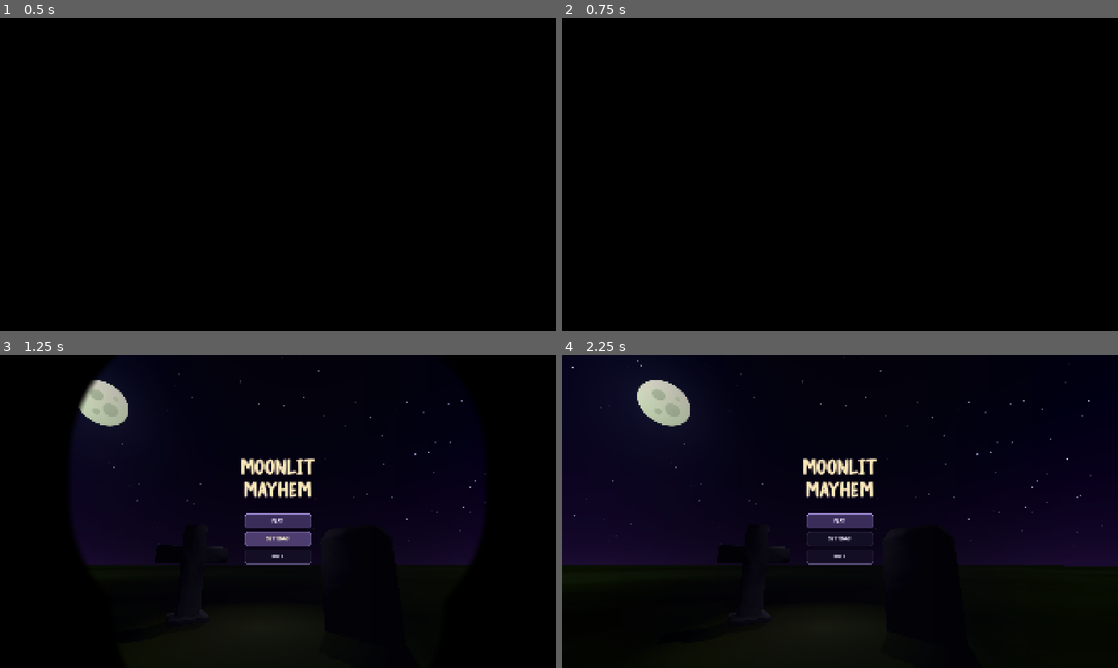
Above: before the commit, frames 1-4 (two rows, left to right).
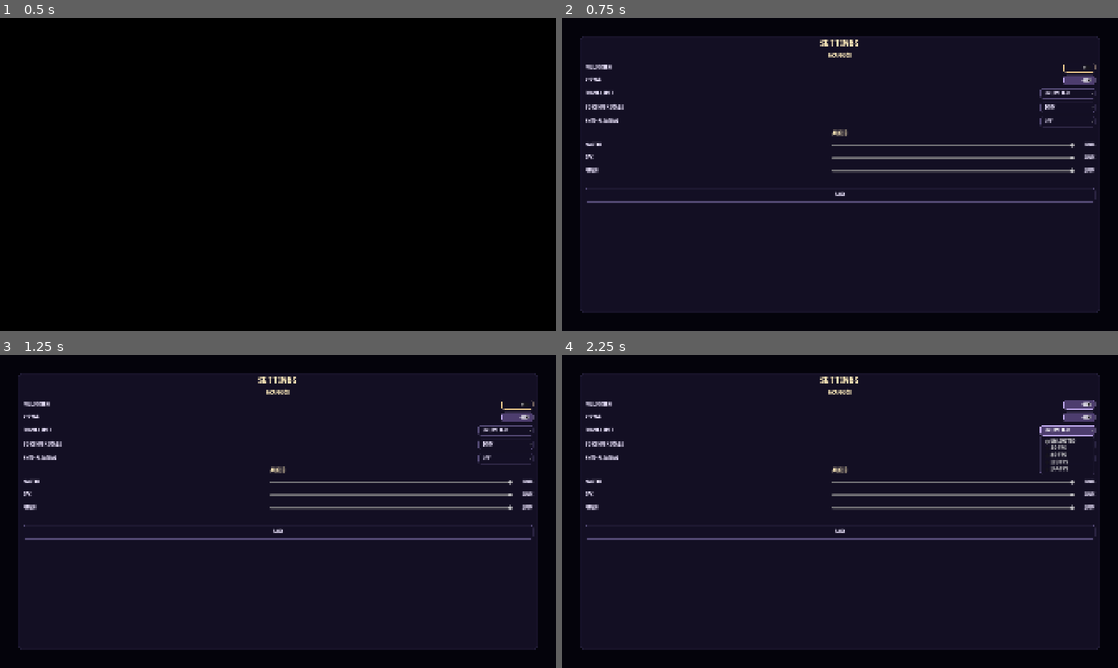
Above: after the commit, the same moments.

Repository: Dempsey845/moonlit-mayhem
Game: Godot game, scene res://MainMenu/main_menu.tscn
Same seed, same stepped clock (60 frames per second), same inputs: the game is played once before the commit and once after it.
Inputs (mouse positions are in pixels of both pictures, inside the frame that each line leads up to):
- Up to frame 1 (0.5 s): no input
- Up to frame 2 (0.75 s): click "Settings" at 0.5 s
- Up to frame 3 (1.25 s): no input
- Up to frame 4 (2.25 s): click (1079, 405) at 1.27 s; click (1067, 430) at 2 s, where only the run after the commit has a clickable "Unlimited"

Frame 1 is identical in both runs. In frame 2, 83% of the frame differs, in the area x 3-97%, y 5-95%; in frame 3, 41%; in frame 4, 31%.

Commit message:
Created a simple settings menu.

Diff:
--- a/MainMenu/main_menu.tscn
+++ b/MainMenu/main_menu.tscn
@@ -6,6 +6,7 @@
 [ext_resource type="PackedScene" uid="uid://dbyfdoyyhd0d4" path="res://Graveyard/graveyard.tscn" id="2_kbpwf"]
 [ext_resource type="PackedScene" uid="uid://q70xb5it24fc" path="res://Graveyard/Props/Cross/cross.tscn" id="3_5de1l"]
 [ext_resource type="PackedScene" uid="uid://dl5hqwty7bu8c" path="res://Graveyard/transition_ui.tscn" id="6_kbpwf"]
+[ext_resource type="Script" uid="uid://ctkrfuqe12ffl" path="res://Settings/main_menu_settings_bridge.gd" id="settings_bridge"]
 
 [sub_resource type="ShaderMaterial" id="ShaderMaterial_3w4mj"]
 shader = ExtResource("1_nhkf3")
@@ -249,6 +250,9 @@
 
 [node name="TransitionUI" parent="MenuUI" unique_id=1629849581 instance=ExtResource("6_kbpwf")]
 
+[node name="SettingsBridge" type="Node" parent="." unique_id=1926753056]
+script = ExtResource("settings_bridge")
+
 [connection signal="pressed" from="MenuUI/Layout/Menu/Play" to="." method="_play"]
-[connection signal="pressed" from="MenuUI/Layout/Menu/Settings" to="." method="_settings"]
+[connection signal="pressed" from="MenuUI/Layout/Menu/Settings" to="SettingsBridge" method="open_settings"]
 [connection signal="pressed" from="MenuUI/Layout/Menu/Quit" to="." method="_quit"]
--- /dev/null
+++ b/Settings/game_settings.gd
@@ -0,0 +1,67 @@
+extends Node
+
+const SAVE_PATH = "user://moonlit_settings.cfg"
+var values: Dictionary = {"fullscreen": false, "vsync": true, "fps": 0, "scale": 1.0, "msaa": 0, "Master": 1.0, "SFX": 1.0, "Music": 1.0}
+var menu: CanvasLayer
+
+func _ready() -> void:
+	process_mode = Node.PROCESS_MODE_ALWAYS
+
+	for bus_name in ["SFX", "Music"]:
+		if AudioServer.get_bus_index(bus_name) == -1:
+			AudioServer.add_bus()
+			var index := AudioServer.bus_count - 1
+			AudioServer.set_bus_name(index, bus_name)
+			AudioServer.set_bus_send(index, "Master")
+
+	var config := ConfigFile.new()
+	if config.load(SAVE_PATH) == OK:
+		for key in values:
+			var stored: Variant = config.get_value("settings", key, values[key])
+			if typeof(stored) == typeof(values[key]):
+				values[key] = stored
+
+	values["scale"] = clampf(float(values["scale"]), 0.5, 1.0)
+	values["msaa"] = clampi(int(values["msaa"]), 0, 3)
+	values["fps"] = maxi(int(values["fps"]), 0)
+
+	for bus_name in ["Master", "SFX", "Music"]:
+		values[bus_name] = clampf(float(values[bus_name]), 0.0, 1.0)
+
+	apply_all()
+
+func set_setting(key: String, value: Variant) -> void:
+	if not values.has(key):
+		return
+	values[key] = value
+	apply_all()
+
+func apply_all() -> void:
+	if DisplayServer.get_name() != "headless":
+		DisplayServer.window_set_mode(DisplayServer.WINDOW_MODE_FULLSCREEN if values["fullscreen"] else DisplayServer.WINDOW_MODE_WINDOWED)
+		DisplayServer.window_set_vsync_mode(DisplayServer.VSYNC_ENABLED if values["vsync"] else DisplayServer.VSYNC_DISABLED)
+
+	Engine.max_fps = int(values["fps"])
+	get_tree().root.scaling_3d_scale = float(values["scale"])
+	get_tree().root.msaa_3d = int(values["msaa"])
+
+	for bus_name in ["Master", "SFX", "Music"]:
+		var index := AudioServer.get_bus_index(bus_name)
+		if index >= 0:
+			var volume := float(values[bus_name])
+			AudioServer.set_bus_volume_db(index, linear_to_db(maxf(volume, 0.0001)))
+			AudioServer.set_bus_mute(index, volume <= 0.0)
+
+func save() -> Error:
+	var config := ConfigFile.new()
+	for key in values:
+		config.set_value("settings", key, values[key])
+	return config.save(SAVE_PATH)
+
+func open_settings() -> CanvasLayer:
+	if is_instance_valid(menu):
+		return menu
+
+	menu = preload("res://Settings/settings_menu.tscn").instantiate()
+	get_tree().root.add_child(menu)
+	return menu
--- /dev/null
+++ b/Settings/main_menu_settings_bridge.gd
@@ -0,0 +1,8 @@
+extends Node
+
+func open_settings() -> void:
+	var settings := get_node_or_null("/root/GameSettings")
+	if settings != null:
+		settings.open_settings()
+	else:
+		push_error("Add res://Settings/game_settings.gd as an Autoload named GameSettings.")
--- /dev/null
+++ b/Settings/settings_menu.gd
@@ -0,0 +1,87 @@
+extends CanvasLayer
+
+signal closed
+
+var settings: Node
+var was_paused: bool
+var previous_mouse_mode: int
+var previous_focus: WeakRef
+
+@onready var status: Label = %Status
+@onready var margin = %Margin
+@onready var content = %Content
+
+func _ready() -> void:
+	settings = get_node_or_null("/root/GameSettings")
+
+	if settings == null:
+		push_error("Add Settings/game_settings.gd as the GameSettings Autoload first.")
+		queue_free()
+		return
+
+	was_paused = get_tree().paused
+	previous_mouse_mode = Input.mouse_mode
+	previous_focus = weakref(get_viewport().gui_get_focus_owner())
+
+	get_tree().paused = true
+	Input.mouse_mode = Input.MOUSE_MODE_VISIBLE
+
+	_bind_controls()
+
+func _bind_controls() -> void:
+	_bind_toggle(content.get_node("FullscreenRow/Control"), "fullscreen")
+	_bind_toggle(content.get_node("VSyncRow/Control"), "vsync")
+	_bind_option(content.get_node("FPSRow/Control"), "fps", [0, 30, 60, 120, 144])
+	_bind_option(content.get_node("ScaleRow/Control"), "scale", [0.5, 0.75, 1.0])
+	_bind_option(content.get_node("MSAARow/Control"), "msaa", [0, 1, 2, 3])
+
+	for bus_name in ["Master", "SFX", "Music"]:
+		var row := content.get_node(bus_name + "Row")
+		_bind_volume(row.get_node("Control"), row.get_node("Amount"), bus_name)
+
+	content.get_node("Back").pressed.connect(_close)
+	content.get_node("FullscreenRow/Control").grab_focus()
+
+func _bind_toggle(toggle: CheckButton, key: String) -> void:
+	toggle.set_pressed_no_signal(bool(settings.values[key]))
+	toggle.toggled.connect(func(value: bool): settings.set_setting(key, value))
+
+func _bind_option(option: OptionButton, key: String, choices: Array) -> void:
+	option.select(maxi(choices.find(settings.values[key]), 0))
+	option.item_selected.connect(func(index: int): settings.set_setting(key, choices[index]))
+
+func _bind_volume(slider: HSlider, amount: Label, bus_name: String) -> void:
+	slider.set_value_no_signal(float(settings.values[bus_name]) * 100.0)
+
+	amount.text = "%d%%" % slider.value
+
+	slider.value_changed.connect(func(value: float):
+		amount.text = "%d%%" % value
+		settings.set_setting(bus_name, value / 100.0)
+	)
+
+func _unhandled_input(event: InputEvent) -> void:
+	if event.is_action_pressed("ui_cancel"):
+		get_viewport().set_input_as_handled()
+		_close()
+
+func _close() -> void:
+	if settings.save() != OK:
+		status.text = "Could not save settings. Check the user data folder is writable."
+		return
+
+	queue_free()
+
+func _exit_tree() -> void:
+	if settings == null:
+		return
+
+	get_tree().paused = was_paused
+	Input.mouse_mode = previous_mouse_mode
+
+	if previous_focus != null:
+		var focus: Control = previous_focus.get_ref()
+		if is_instance_valid(focus):
+			focus.grab_focus()
+
+	closed.emit()
--- /dev/null
+++ b/Settings/settings_menu.tscn
@@ -0,0 +1,297 @@
+[gd_scene format=3 uid="uid://ch76rxm71js7p"]
+
+[ext_resource type="Script" uid="uid://csv0ijx4mgjla" path="res://Settings/settings_menu.gd" id="1"]
+
+[sub_resource type="StyleBoxFlat" id="StyleBoxFlat_k1rhy"]
+content_margin_left = 14.0
+content_margin_top = 8.0
+content_margin_right = 14.0
+content_margin_bottom = 8.0
+bg_color = Color(0, 0, 0, 0)
+border_width_left = 1
+border_width_top = 1
+border_width_right = 1
+border_width_bottom = 1
+border_color = Color(0.96, 0.82, 0.57, 1)
+corner_radius_top_left = 8
+corner_radius_top_right = 8
+corner_radius_bottom_right = 8
+corner_radius_bottom_left = 8
+
+[sub_resource type="StyleBoxFlat" id="StyleBoxFlat_0g1ie"]
+content_margin_left = 14.0
+content_margin_top = 8.0
+content_margin_right = 14.0
+content_margin_bottom = 8.0
+bg_color = Color(0.3, 0.24, 0.43, 1)
+border_width_left = 1
+border_width_top = 1
+border_width_right = 1
+border_width_bottom = 1
+border_color = Color(0.78, 0.69, 0.96, 1)
+corner_radius_top_left = 8
+corner_radius_top_right = 8
+corner_radius_bottom_right = 8
+corner_radius_bottom_left = 8
+
+[sub_resource type="StyleBoxFlat" id="StyleBoxFlat_ofnyb"]
+content_margin_left = 14.0
+content_margin_top = 8.0
+content_margin_right = 14.0
+content_margin_bottom = 8.0
+bg_color = Color(0.075, 0.059, 0.14, 0.98)
+border_width_left = 1
+border_width_top = 1
+border_width_right = 1
+border_width_bottom = 1
+border_color = Color(0.34, 0.3, 0.47, 1)
+corner_radius_top_left = 8
+corner_radius_top_right = 8
+corner_radius_bottom_right = 8
+corner_radius_bottom_left = 8
+
+[sub_resource type="Theme" id="Theme_thxuc"]
+default_font_size = 20
+Button/colors/font_color = Color(0.93, 0.9, 1, 1)
+Button/styles/focus = SubResource("StyleBoxFlat_k1rhy")
+Button/styles/hover = SubResource("StyleBoxFlat_0g1ie")
+Button/styles/normal = SubResource("StyleBoxFlat_ofnyb")
+Button/styles/pressed = SubResource("StyleBoxFlat_0g1ie")
+CheckButton/colors/font_color = Color(0.93, 0.9, 1, 1)
+CheckButton/styles/focus = SubResource("StyleBoxFlat_k1rhy")
+CheckButton/styles/hover = SubResource("StyleBoxFlat_0g1ie")
+CheckButton/styles/normal = SubResource("StyleBoxFlat_ofnyb")
+CheckButton/styles/pressed = SubResource("StyleBoxFlat_0g1ie")
+Label/colors/font_color = Color(0.93, 0.9, 1, 1)
+OptionButton/colors/font_color = Color(0.93, 0.9, 1, 1)
+OptionButton/styles/focus = SubResource("StyleBoxFlat_k1rhy")
+OptionButton/styles/hover = SubResource("StyleBoxFlat_0g1ie")
+OptionButton/styles/normal = SubResource("StyleBoxFlat_ofnyb")
+OptionButton/styles/pressed = SubResource("StyleBoxFlat_0g1ie")
+PopupMenu/styles/panel = SubResource("StyleBoxFlat_ofnyb")
+
+[node name="SettingsMenu" type="CanvasLayer" unique_id=752270809]
+process_mode = 3
+layer = 100
+script = ExtResource("1")
+
+[node name="Backdrop" type="ColorRect" parent="." unique_id=1561108937]
+anchors_preset = 15
+anchor_right = 1.0
+anchor_bottom = 1.0
+color = Color(0.021, 0.016, 0.053, 0.8)
+
+[node name="Margin" type="MarginContainer" parent="." unique_id=733061456]
+unique_name_in_owner = true
+anchors_preset = 15
+anchor_right = 1.0
+anchor_bottom = 1.0
+theme = SubResource("Theme_thxuc")
+theme_override_constants/margin_left = 64
+theme_override_constants/margin_top = 64
+theme_override_constants/margin_right = 64
+theme_override_constants/margin_bottom = 64
+
+[node name="Panel" type="PanelContainer" parent="Margin" unique_id=708227409]
+layout_mode = 2
+theme_override_styles/panel = SubResource("StyleBoxFlat_ofnyb")
+
+[node name="Scroll" type="ScrollContainer" parent="Margin/Panel" unique_id=1659765312]
+layout_mode = 2
+horizontal_scroll_mode = 0
+
+[node name="Content" type="VBoxContainer" parent="Margin/Panel/Scroll" unique_id=341824541]
+unique_name_in_owner = true
+layout_mode = 2
+size_flags_horizontal = 3
+theme_override_constants/separation = 12
+
+[node name="Title" type="Label" parent="Margin/Panel/Scroll/Content" unique_id=695372315]
+layout_mode = 2
+theme_override_colors/font_color = Color(0.98, 0.91, 0.73, 1)
+theme_override_font_sizes/font_size = 36
+text = "SETTINGS"
+horizontal_alignment = 1
+
+[node name="GraphicsHeading" type="Label" parent="Margin/Panel/Scroll/Content" unique_id=165130503]
+layout_mode = 2
+theme_override_colors/font_color = Color(0.98, 0.91, 0.73, 1)
+theme_override_font_sizes/font_size = 22
+text = "GRAPHICS"
+horizontal_alignment = 1
+
+[node name="FullscreenRow" type="HBoxContainer" parent="Margin/Panel/Scroll/Content" unique_id=73354318]
+layout_mode = 2
+theme_override_constants/separation = 16
+
+[node name="Label" type="Label" parent="Margin/Panel/Scroll/Content/FullscreenRow" unique_id=983944850]
+layout_mode = 2
+size_flags_horizontal = 3
+text = "Fullscreen"
+
+[node name="Control" type="CheckButton" parent="Margin/Panel/Scroll/Content/FullscreenRow" unique_id=2098838972]
+custom_minimum_size = Vector2(110, 0)
+layout_mode = 2
+
+[node name="VSyncRow" type="HBoxContainer" parent="Margin/Panel/Scroll/Content" unique_id=1625481568]
+layout_mode = 2
+theme_override_constants/separation = 16
+
+[node name="Label" type="Label" parent="Margin/Panel/Scroll/Content/VSyncRow" unique_id=300286197]
+layout_mode = 2
+size_flags_horizontal = 3
+text = "V-Sync"
+
+[node name="Control" type="CheckButton" parent="Margin/Panel/Scroll/Content/VSyncRow" unique_id=1539561928]
+custom_minimum_size = Vector2(110, 0)
+layout_mode = 2
+button_pressed = true
+
+[node name="FPSRow" type="HBoxContainer" parent="Margin/Panel/Scroll/Content" unique_id=1886675007]
+layout_mode = 2
+theme_override_constants/separation = 16
+
+[node name="Label" type="Label" parent="Margin/Panel/Scroll/Content/FPSRow" unique_id=122500435]
+layout_mode = 2
+size_flags_horizontal = 3
+text = "Frame limit"
+
+[node name="Control" type="OptionButton" parent="Margin/Panel/Scroll/Content/FPSRow" unique_id=605230759]
+custom_minimum_size = Vector2(190, 0)
+layout_mode = 2
+selected = 2
+item_count = 5
+popup/item_0/text = "Unlimited"
+popup/item_0/id = 0
+popup/item_1/text = "30 FPS"
+popup/item_1/id = 1
+popup/item_2/text = "60 FPS"
+popup/item_2/id = 2
+popup/item_3/text = "120 FPS"
+popup/item_3/id = 3
+popup/item_4/text = "144 FPS"
+popup/item_4/id = 4
+
+[node name="ScaleRow" type="HBoxContainer" parent="Margin/Panel/Scroll/Content" unique_id=67202788]
+layout_mode = 2
+theme_override_constants/separation = 16
+
+[node name="Label" type="Label" parent="Margin/Panel/Scroll/Content/ScaleRow" unique_id=84177574]
+layout_mode = 2
+size_flags_horizontal = 3
+text = "3D render scale"
+
+[node name="Control" type="OptionButton" parent="Margin/Panel/Scroll/Content/ScaleRow" unique_id=427497409]
+custom_minimum_size = Vector2(190, 0)
+layout_mode = 2
+selected = 1
+item_count = 3
+popup/item_0/text = "50%"
+popup/item_0/id = 0
+popup/item_1/text = "75%"
+popup/item_1/id = 1
+popup/item_2/text = "100%"
+popup/item_2/id = 2
+
+[node name="MSAARow" type="HBoxContainer" parent="Margin/Panel/Scroll/Content" unique_id=1110788654]
+layout_mode = 2
+theme_override_constants/separation = 16
+
+[node name="Label" type="Label" parent="Margin/Panel/Scroll/Content/MSAARow" unique_id=1647209708]
+layout_mode = 2
+size_flags_horizontal = 3
+text = "Anti-aliasing"
+
+[node name="Control" type="OptionButton" parent="Margin/Panel/Scroll/Content/MSAARow" unique_id=2011875633]
+custom_minimum_size = Vector2(190, 0)
+layout_mode = 2
+selected = 1
+item_count = 4
+popup/item_0/text = "Off"
+popup/item_0/id = 0
+popup/item_1/text = "MSAA 2×"
+popup/item_1/id = 1
+popup/item_2/text = "MSAA 4×"
+popup/item_2/id = 2
+popup/item_3/text = "MSAA 8×"
+popup/item_3/id = 3
+
+[node name="AudioHeading" type="Label" parent="Margin/Panel/Scroll/Content" unique_id=903885931]
+layout_mode = 2
+theme_override_colors/font_color = Color(0.98, 0.91, 0.73, 1)
+theme_override_font_sizes/font_size = 22
+text = "AUDIO"
+horizontal_alignment = 1
+
+[node name="MasterRow" type="HBoxContainer" parent="Margin/Panel/Scroll/Content" unique_id=1427084884]
+layout_mode = 2
+theme_override_constants/separation = 16
+
+[node name="Label" type="Label" parent="Margin/Panel/Scroll/Content/MasterRow" unique_id=669638459]
+layout_mode = 2
+size_flags_horizontal = 3
+text = "Master"
+
+[node name="Control" type="HSlider" parent="Margin/Panel/Scroll/Content/MasterRow" unique_id=486670197]
+custom_minimum_size = Vector2(160, 32)
+layout_mode = 2
+size_flags_horizontal = 3
+value = 100.0
+
+[node name="Amount" type="Label" parent="Margin/Panel/Scroll/Content/MasterRow" unique_id=714619765]
+custom_minimum_size = Vector2(56, 0)
+layout_mode = 2
+text = "100%"
+horizontal_alignment = 2
+
+[node name="SFXRow" type="HBoxContainer" parent="Margin/Panel/Scroll/Content" unique_id=470513255]
+layout_mode = 2
+theme_override_constants/separation = 16
+
+[node name="Label" type="Label" parent="Margin/Panel/Scroll/Content/SFXRow" unique_id=1883633063]
+layout_mode = 2
+size_flags_horizontal = 3
+text = "SFX"
+
+[node name="Control" type="HSlider" parent="Margin/Panel/Scroll/Content/SFXRow" unique_id=1753302310]
+custom_minimum_size = Vector2(160, 32)
+layout_mode = 2
+size_flags_horizontal = 3
+value = 50.0
+
+[node name="Amount" type="Label" parent="Margin/Panel/Scroll/Content/SFXRow" unique_id=938702129]
+custom_minimum_size = Vector2(56, 0)
+layout_mode = 2
+text = "50%"
+horizontal_alignment = 2
+
+[node name="MusicRow" type="HBoxContainer" parent="Margin/Panel/Scroll/Content" unique_id=2140534629]
+layout_mode = 2
+theme_override_constants/separation = 16
+
+[node name="Label" type="Label" parent="Margin/Panel/Scroll/Content/MusicRow" unique_id=947809128]
+layout_mode = 2
+size_flags_horizontal = 3
+text = "Music"
+
+[node name="Control" type="HSlider" parent="Margin/Panel/Scroll/Content/MusicRow" unique_id=1141921354]
+custom_minimum_size = Vector2(160, 32)
+layout_mode = 2
+size_flags_horizontal = 3
+value = 100.0
+
+[node name="Amount" type="Label" parent="Margin/Panel/Scroll/Content/MusicRow" unique_id=1703332402]
+custom_minimum_size = Vector2(56, 0)
+layout_mode = 2
+text = "100%"
+horizontal_alignment = 2
+
+[node name="Status" type="Label" parent="Margin/Panel/Scroll/Content" unique_id=1861011467]
+unique_name_in_owner = true
+layout_mode = 2
+autowrap_mode = 3
+
+[node name="Back" type="Button" parent="Margin/Panel/Scroll/Content" unique_id=2146602051]
+custom_minimum_size = Vector2(0, 48)
+layout_mode = 2
+text = "Back"
--- /dev/null
+++ b/default_bus_layout.tres
@@ -0,0 +1,15 @@
+[gd_resource type="AudioBusLayout" format=3 uid="uid://cc8nvrfdbimj1"]
+
+[resource]
+bus/1/name = &"SFX"
+bus/1/solo = false
+bus/1/mute = false
+bus/1/bypass_fx = false
+bus/1/volume_db = 0.0
+bus/1/send = &"Master"
+bus/2/name = &"Music"
+bus/2/solo = false
+bus/2/mute = false
+bus/2/bypass_fx = false
+bus/2/volume_db = 0.0
+bus/2/send = &"Master"
--- a/project.godot
+++ b/project.godot
@@ -14,6 +14,14 @@
 run/main_scene="uid://b6i8gp02bp2t1"
 config/features=PackedStringArray("4.7", "Forward Plus")
 config/icon="res://icon.svg"
+
+[audio]
+
+buses/default_bus_layout="uid://cc8nvrfdbimj1"
+
+[autoload]
+
+GameSettings="*uid://ctymdl5qr666t"
 
 [display]
 
Not shown, added: Settings/game_settings.gd.uid
Not shown, added: Settings/main_menu_settings_bridge.gd.uid
Not shown, added: Settings/settings_menu.gd.uid
